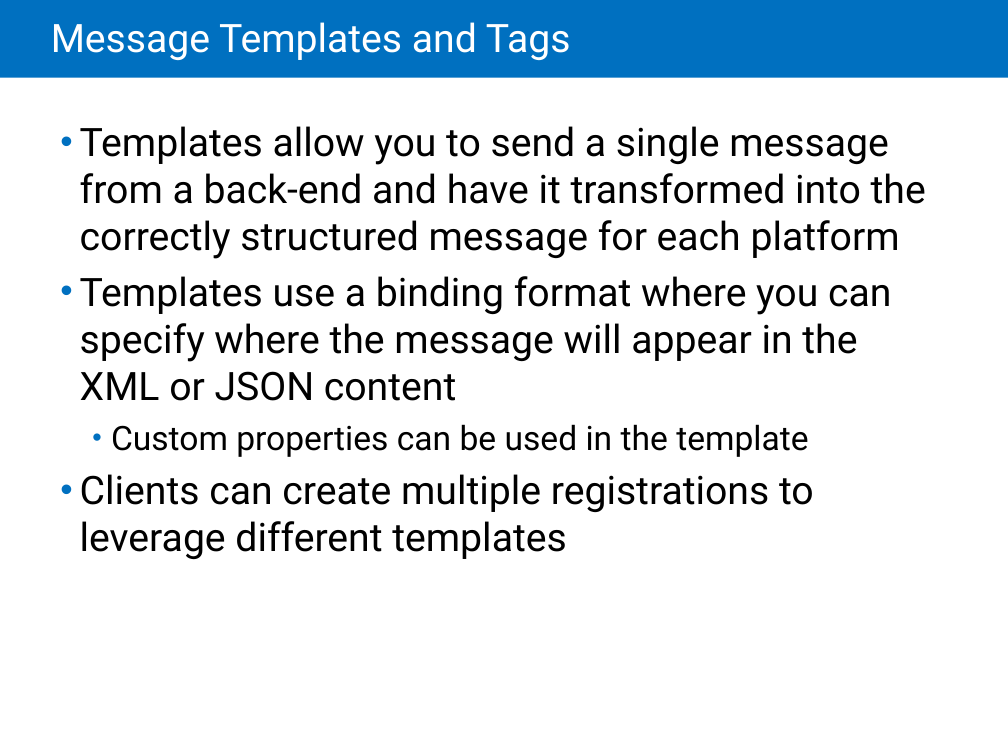
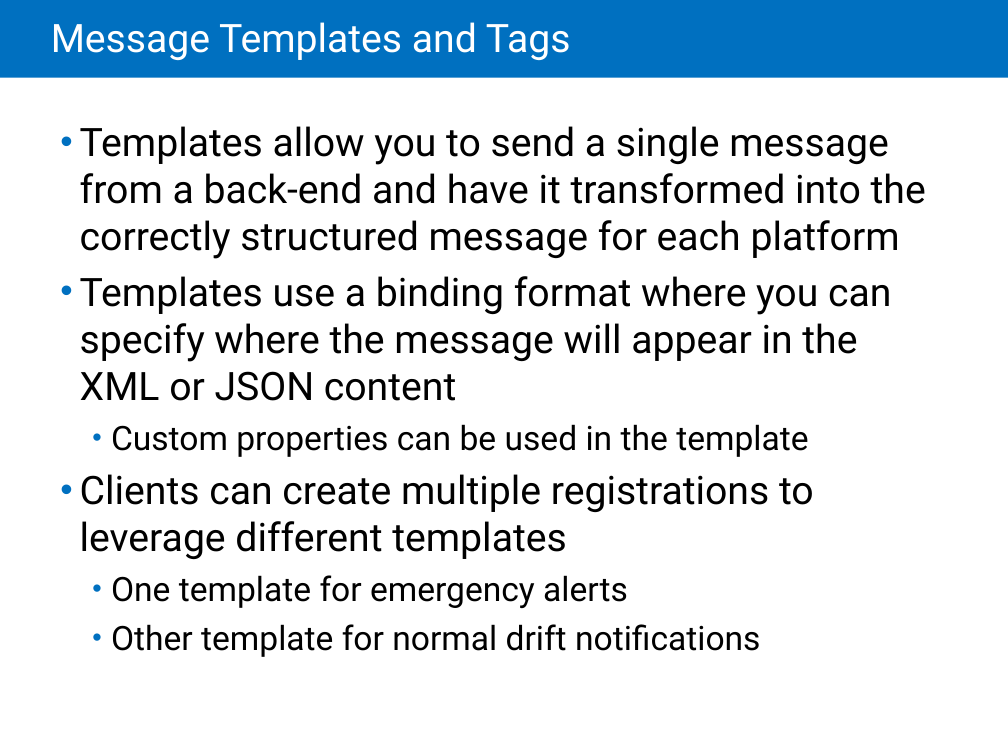
Before and after one commit to LarsKjeldsen/Kursus-az203, a slide deck: slide 31 of MOC/Module 08 Queues and Service Bus/20532C-08.pptx (slide 32 before the commit). Drawn at 1008x756 pixels with LibreOffice and Linux fonts; fonts in the diff are those of the drawing. Boxes give left, top, right and bottom in pixels: in the first picture for what was removed or moved away, otherwise in the second. Text is boxed around its words. In the diff, an @@ line names an element or a change of style, - is before the commit and + after.

```diff
--- a/MOC/Module 08 Queues and Service Bus/20532C-08.pptx
+++ b/MOC/Module 08 Queues and Service Bus/20532C-08.pptx
@@ text at [111, 575, 761, 657]: paragraphs added @@
+  • One template for emergency alerts
+  • Other template for normal drift notifications
```
Also in this commit, not shown: 14 other slides changed, 1 slide removed, 1 other file.
